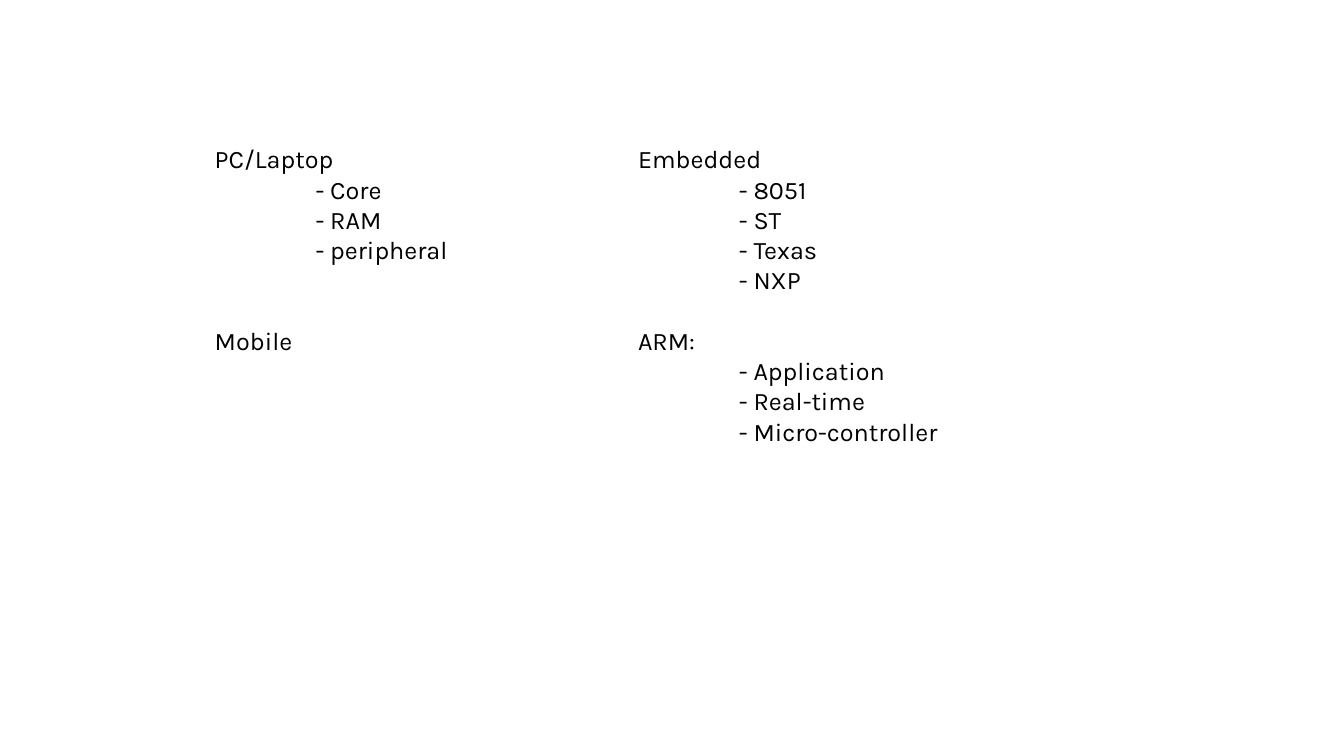
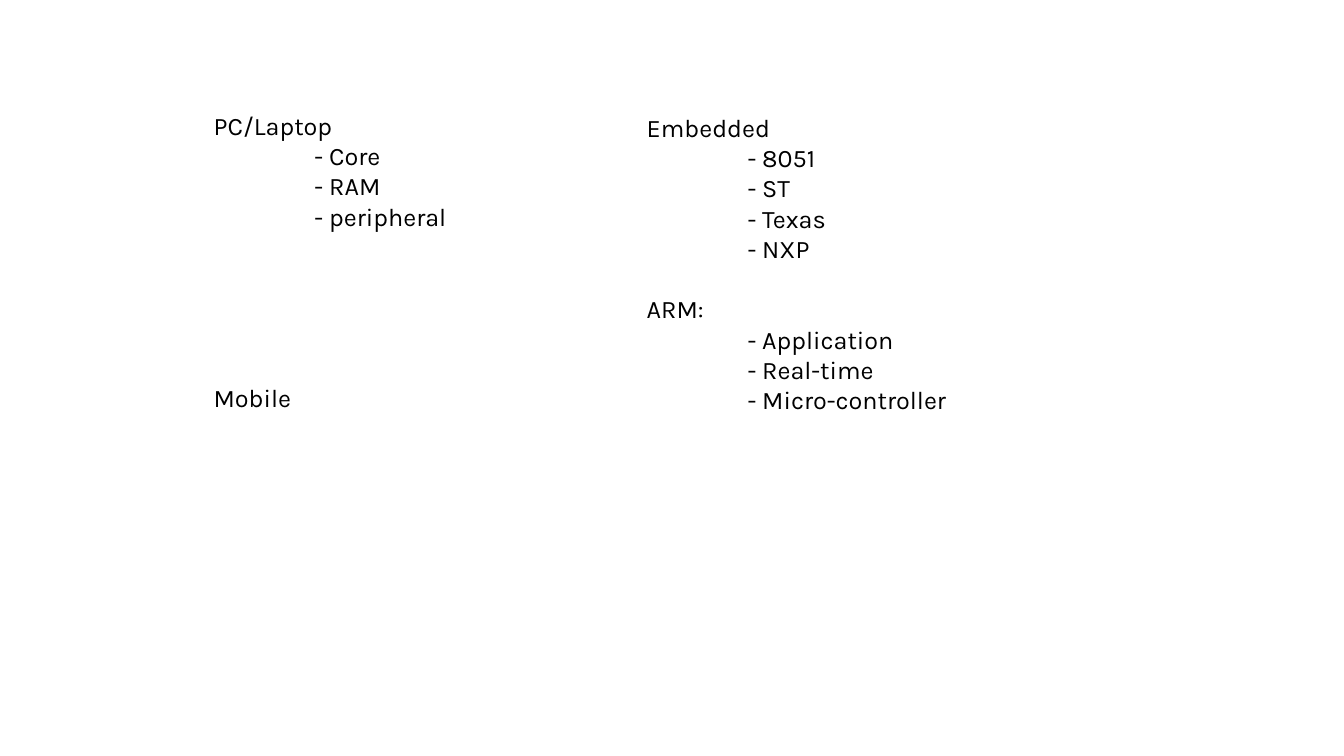
Before and after one commit to DKensin/Mentor, a slide deck: slide 1 of Slide/MicroController/01.Scratch.pptx. Drawn at 1344x756 pixels with LibreOffice and Linux fonts; fonts in the diff are those of the drawing. Boxes give left, top, right and bottom in pixels: in the first picture for what was removed or moved away, otherwise in the second. Text is boxed around its words. In the diff, an @@ line names an element or a change of style, - is before the commit and + after.

```diff
--- a/Slide/MicroController/01.Scratch.pptx
+++ b/Slide/MicroController/01.Scratch.pptx
@@ text "PC/Laptop" rewrapped from [215,149,447,351] to [214,116,446,408] @@
@@ text "Embedded": place and size @@
-text "Embedded" at [638,150,938,442]
+text "Embedded" at [647,119,946,410]
```
Also in this commit, not shown: 1 other slide changed, 3 slides added.
